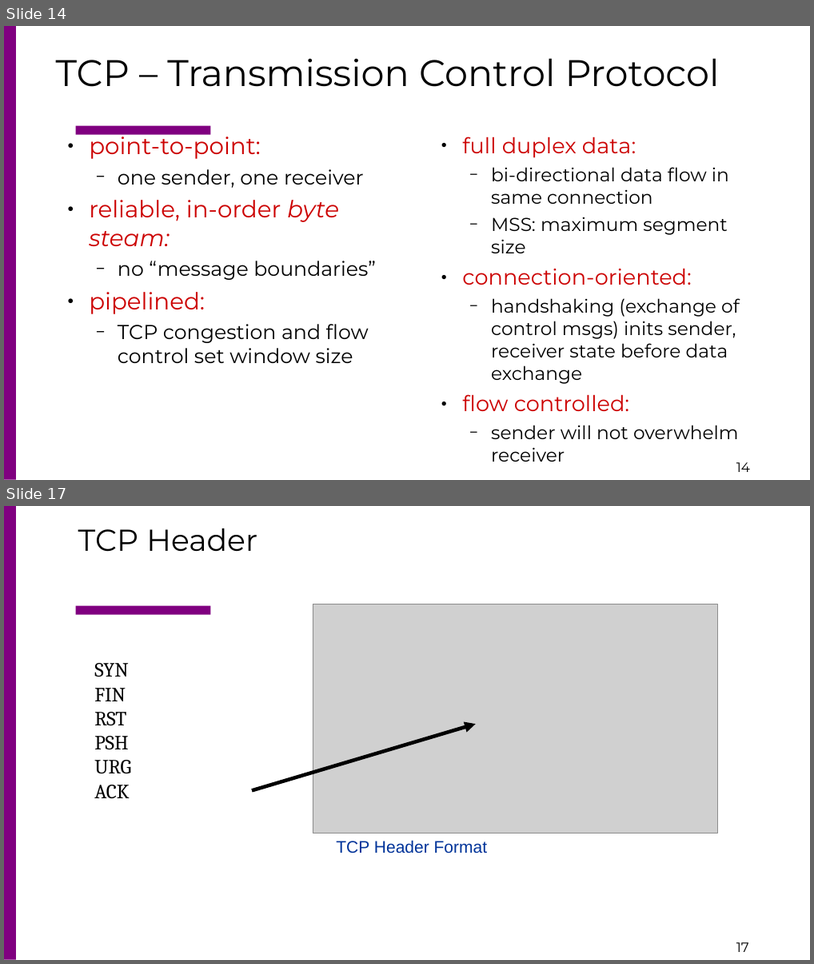
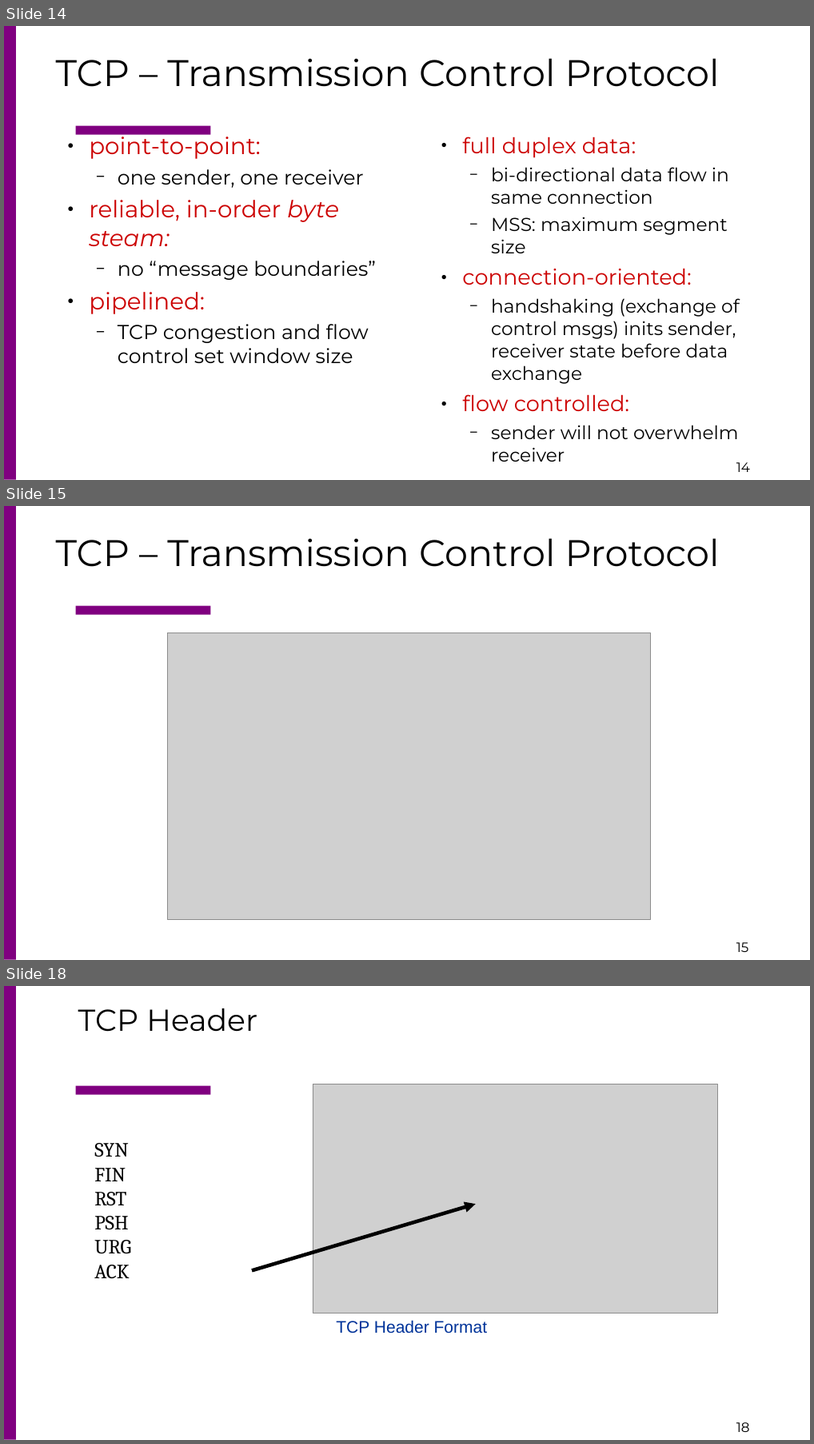
Before and after one commit to csc4200/csc4200.github.io, a slide deck: docs/lectures_source/class_slides-20.odp. Shown one above the other, each under a label of ours: slides 14 and 17 before the commit, slides 14, 15 and 18 after it; the slides between them are not shown. The pictures are 814x964 and 814x1444 pixels, drawn with LibreOffice and Linux fonts; fonts in the diff are those of the drawing; grey boxes stand for pictures. Boxes give left, top, right and bottom in pixels: in the first picture for what was removed or moved away, otherwise in the second. Text is boxed around its words. In the diff, an @@ line names an element or a change of style, - is before the commit and + after.

```diff
--- a/docs/lectures_source/class_slides-20.odp
+++ b/docs/lectures_source/class_slides-20.odp
@@ slide 15 added at <box>4,506,810,960</box>, background #FFFFFF; not listed: 3 template elements that a slide beside it also shows @@
@@ title added at <box>56,538,720,567</box>, 44 pt, text #000000 @@
+TCP – Transmission Control Protocol
@@ picture added at <box>168,633,651,919</box> @@
@@ what was slide 17 is now slide 18 @@
@@ page number at <box>737,1422,750,1432</box>: text changed @@
-17
+18
```
Also in this commit, not shown: 4 slides changed, 1 other slide added, 2 slides removed, 7 other files.
